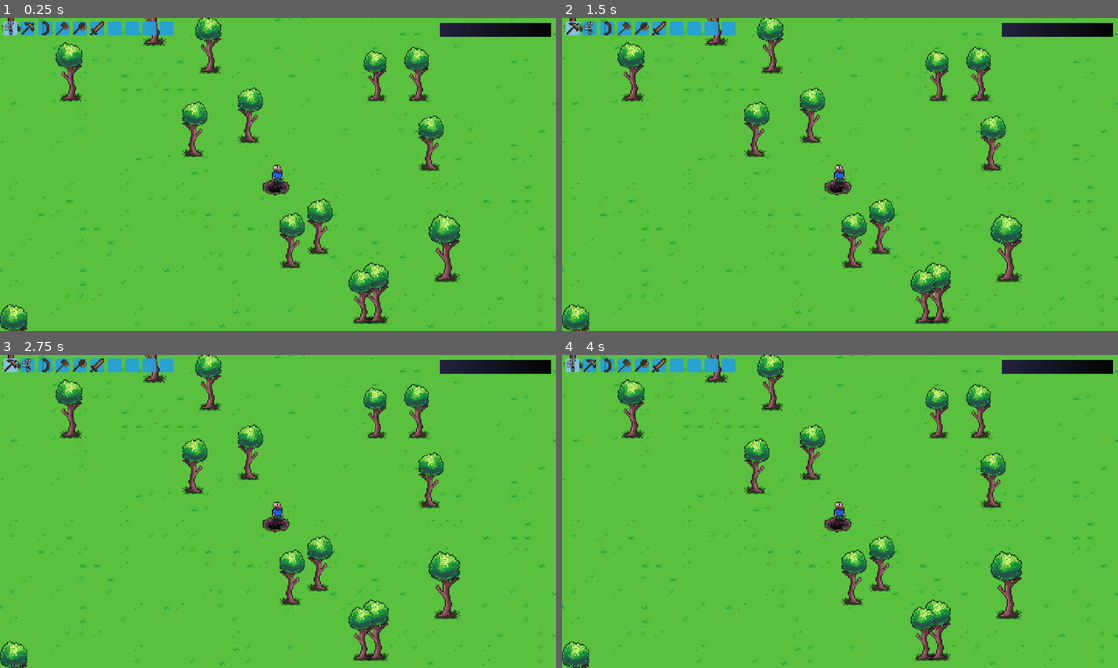
Above: before the commit, frames 1-4 (two rows, left to right).
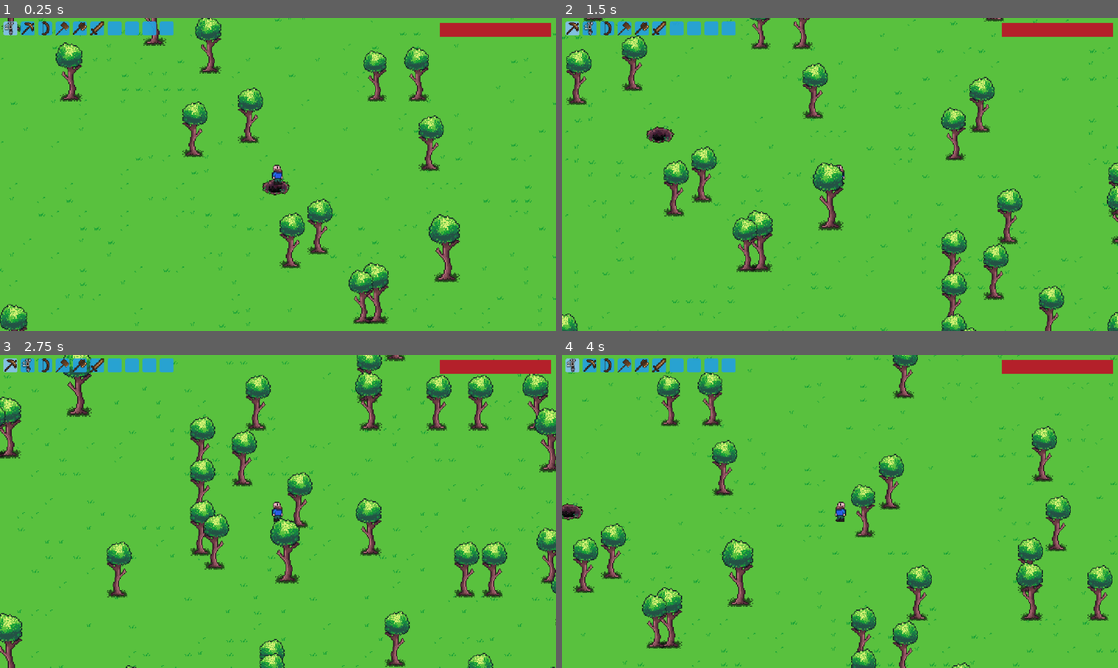
Above: after the commit, the same moments.

Repository: spsJakubSzydlowski/Evergrint
Game: Godot game, scene res://scenes/main.tscn
Two runs of this game, one before a commit and one after it. Both use one fixed random seed, a clock stepped at 60 frames per second and the inputs below.
Inputs (mouse positions are in pixels of both pictures, inside the frame that each line leads up to):
- Up to frame 1 (0.25 s): no input
- Up to frame 2 (1.5 s): tap Enter at 0.5 s; move the mouse to (573, 27) at 0.52 s; press the mouse at (573, 27) at 0.53 s; hold Right 0.53-1.28 s; tap A (a) at 0.6 s; move the mouse to (589, 27) at 1.27 s; release the mouse at (589, 27) at 1.28 s; hold Down from 1.28 s (still down); click (589, 27) at 1.35 s
- Up to frame 3 (2.75 s): tap D (d) at 1.55, 2.1 s; move the mouse to (11, 364) at 2.02 s; release Down at 2.03 s; hold Right from 2.03 s (still down); click (11, 364) at 2.17 s; tap S (s) at 2.3 s
- Up to frame 4 (4 s): move the mouse to (589, 364) at 2.77 s; release Right at 2.78 s; hold Up 2.78-3.53 s; tap S (s) at 2.85 s; click (589, 364) at 2.92 s; tap W (w) at 3.05, 3.6 s; move the mouse to (573, 364) at 3.52 s; hold Left from 3.53 s (still down); click (573, 364) at 3.67 s; tap A (a) at 3.8 s

The runs differ from the first frame. In frame 1, 0.9% of the frame differs, in the area x 79-100%, y 1-6%; in frame 2, 15%; in frame 3, 17%, in the area x 0-100%, y 0-100%; in frame 4, 16%.
Error before the commit: Parse Error: Too few arguments for "damage_block()" call. Expected at least 4 but received 3. (res://scripts/player/player.gd:123)

Commit message:
FIX: The player cannot mine when too far away

Diff:
--- a/scripts/player/player.gd
+++ b/scripts/player/player.gd
@@ -110,18 +110,24 @@
 		var mouse_pos = get_global_mouse_position()
 		var tile_pos = object_layer.local_to_map(mouse_pos)
 
+		var distance = global_position.distance_to(mouse_pos)
+
 		var data = object_layer.get_cell_tile_data(tile_pos)
 
 		if data:
 			var item_stats = DataManager.get_weapon_stats(current_equipped_id)
 			var tool_type_enum
 			var tool_power: int
+			var tool_range: int
+			var is_in_distance: bool
 
 			if item_stats != {} and not is_attacking:
 				tool_type_enum = item_stats.get("tool_type")
 				tool_power = item_stats.get("tool_power", 0)
-				MiningManager.damage_block(mouse_pos, tool_type_enum, tool_power)
-
+				tool_range = item_stats.get("tool_range", 0)
+				is_in_distance = distance <= tool_range
+
+				MiningManager.damage_block(mouse_pos, is_in_distance, tool_type_enum, tool_power)
 
 	if event.is_action_pressed("attack") and not is_attacking:
 		if current_equipped_id != "":
